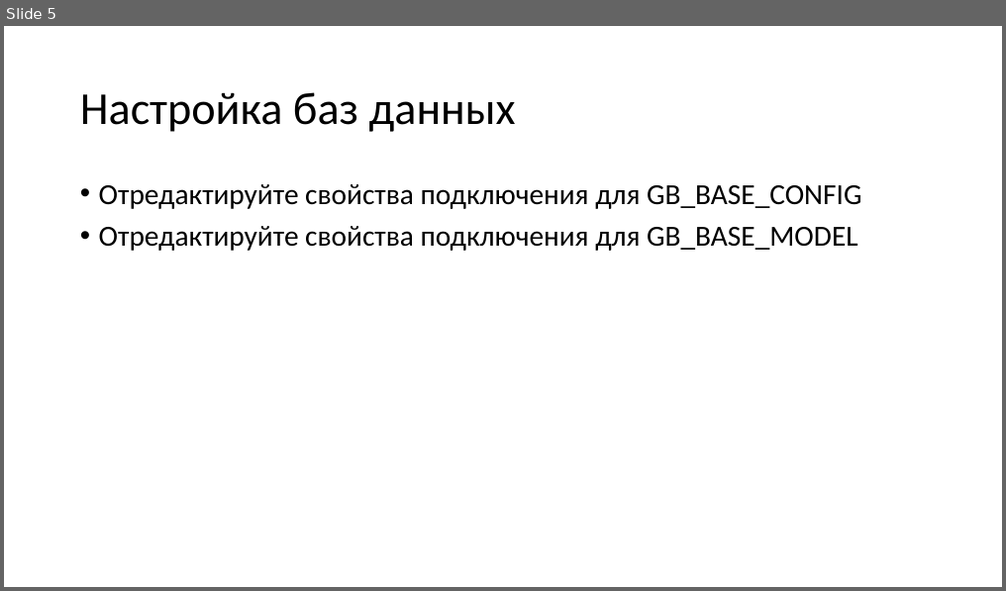
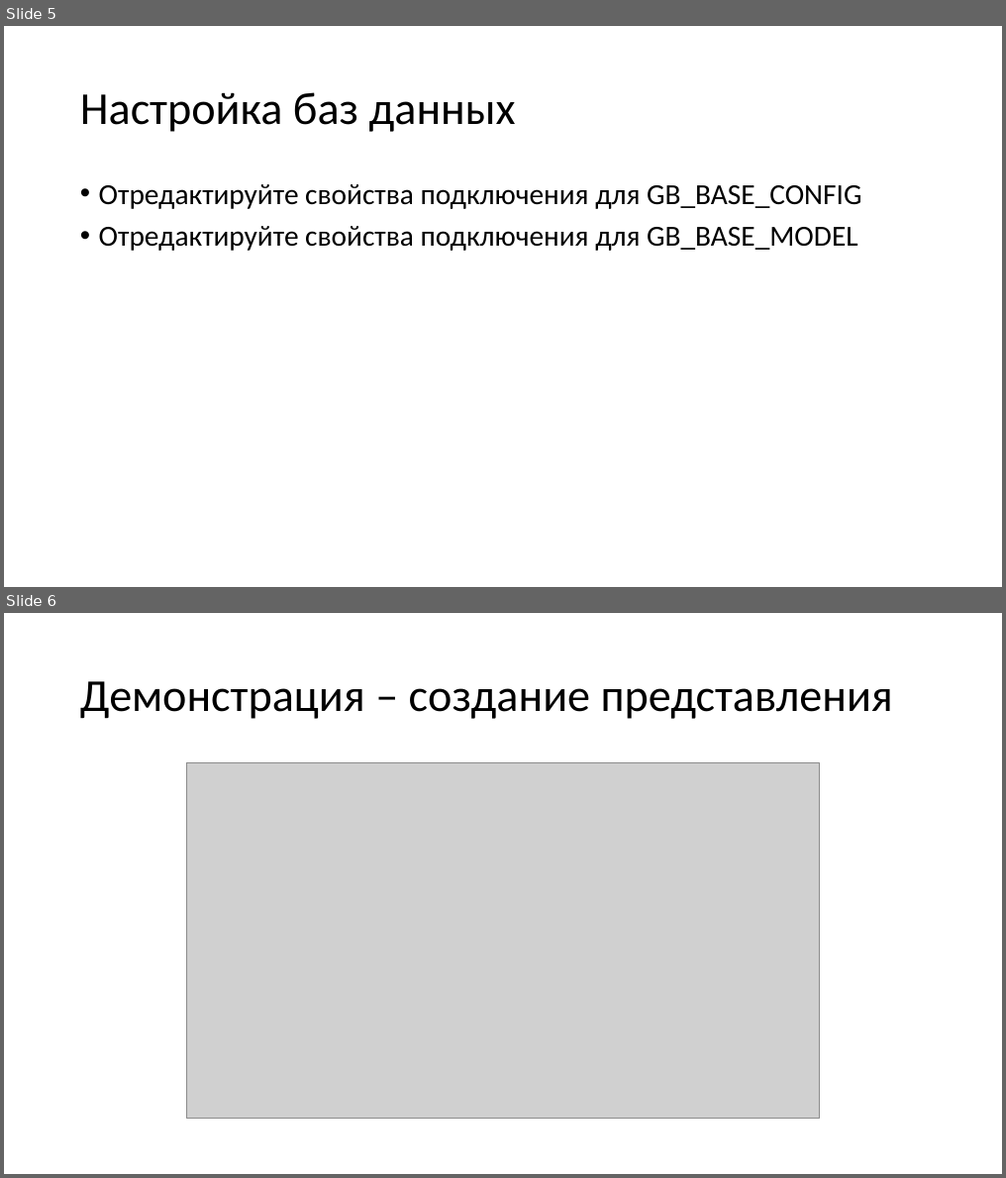
Before and after one commit to dmitriykuptsov/SQL, a slide deck: GB.pptx. Shown one above the other, each under a label of ours: slide 5 before the commit, slides 5 and 6 after it. The pictures are 1006x591 and 1006x1178 pixels, drawn with LibreOffice and Linux fonts; fonts in the diff are those of the drawing; grey boxes stand for pictures. Boxes give left, top, right and bottom in pixels: in the first picture for what was removed or moved away, otherwise in the second. Text is boxed around its words. In the diff, an @@ line names an element or a change of style, - is before the commit and + after.

```diff
--- a/GB.pptx
+++ b/GB.pptx
@@ slide 6 added at <box>4,613,1002,1174</box>, background #FFFFFF @@
@@ title added at <box>80,681,893,719</box>, 44 pt, text #000000 @@
+Демонстрация – создание представления
@@ picture added at <box>187,762,820,1119</box> @@
```
Also in this commit, not shown: 1 slide changed, 6 other slides added, 1 slide removed.
